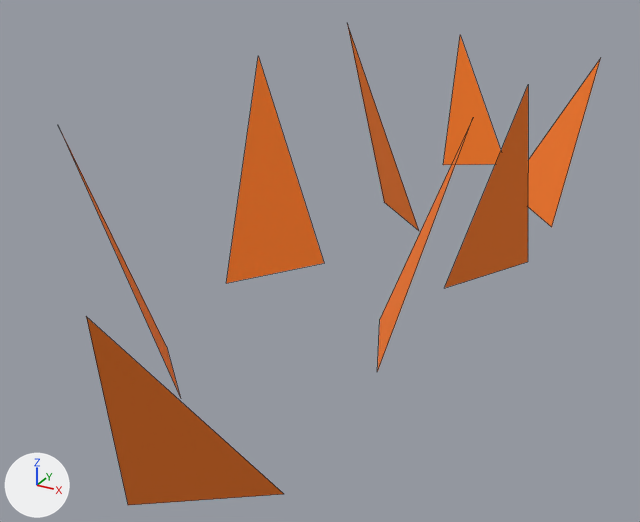
The glTF model Interceptor Sky Guardians/resource/model/grass/model.glb, before and after one commit.
Camera for both pictures: a 50 mm lens placed at (4.69, -10.31, 4.7), pointed at (-0.54, -0.8, -0.06). Lighting does not change. The marker at lower left points along +X, +Y and +Z. The picture after the commit comes second. Mesh edges are drawn as thin lines.

Script lines for the objects in view, before the commit:
```python
me_obj9 = bpy.data.meshes.new('obj9')
me_obj9.from_pydata(...)  # 24 vertices, 8 faces; spans x -2.16..1.83, y -6.26..6.12, z -0.5..2.53
me_obj9.materials.append(mat_mat_a)  # picture img_image_0
# before: 6 (-1.4, -3.03, -0.5) at pixel (166, 346), 7 (-2.16, -3.6, 2.25), 8 (-0.56, -3.87, -0.5) at pixel (180, 398), 9 (1.05, -2.35, -0.5) at pixel (377, 372), 10 (1.82, -1.89, 2.43)
# before: 11 (0.52, -1.15, -0.5) at pixel (379, 319), 12 (-1.79, -1.2, -0.5) at pixel (226, 283), 13 (-1.96, 0.04, 2.39) at pixel (258, 55), 14 (-0.94, 0.06, -0.5) at pixel (324, 263), 18 (-0.23, 1.88, -0.5) at pixel (419, 231)
# before: 19 (-1.8, 2.37, 2.53) at pixel (347, 22), 20 (-1.28, 2.83, -0.5) at pixel (384, 202)
ob_obj9 = bpy.data.objects.new('obj9', me_obj9)
ob_obj9.location = (0.0, 0.0, 0.0)
```
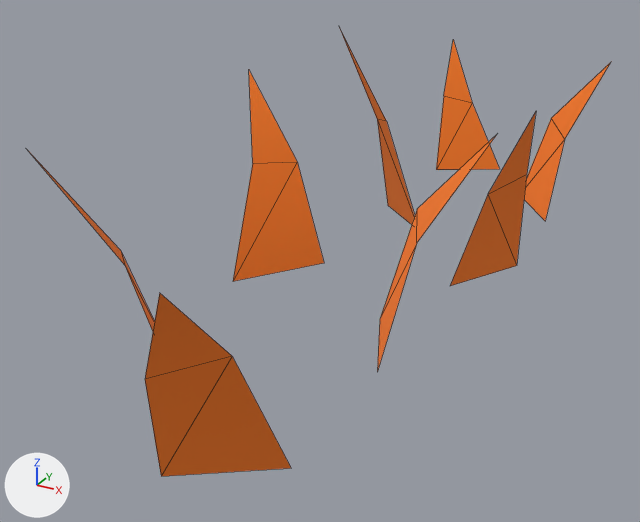
Scene script edits in JSON lines:
```json
{"block": "me_obj9", "where": "# used by ob_obj9; location = (0.0, 0.0, 0.0)"}
{"block": "me_obj9", "where": "# verts and faces of me_obj9; kept vertices keep their numbers, new ones are numbered from 24"}
{"op": "remove", "block": "me_obj9", "code": "me_obj9.from_pydata(...)  # 24 vertices, 8 faces; spans x -2.16..1.83, y -6.26..6.12, z -0.5..2.53"}
{"op": "add", "block": "me_obj9", "code": "me_obj9.from_pydata(...)  # 40 vertices, 24 faces; spans x -2.41..2.05, y -5.65..5.83, z -0.52..2.49"}
{"block": "me_obj9", "change": "me_obj9 part 1: the loose piece of 3 vertices spanning x -1.3..-0.13, y 5.31..6.12, z -0.5..1.85 is rebuilt with 5 vertices and now spans x -1.32..-0.13, y 4.95..5.83, z -0.5..1.8"}
{"block": "me_obj9", "change": "me_obj9 part 2: the loose piece of 3 vertices spanning x 0.09..1.24, y -6.26..-4.7, z -0.5..1.86 is rebuilt with 5 vertices and now spans x 0.09..1.1, y -5.65..-4.34, z -0.5..1.82"}
{"block": "me_obj9", "change": "me_obj9 part 3: the loose piece of 3 vertices spanning x 0.36..1.83, y 3.05..4.51, z -0.5..2.06 is rebuilt with 5 vertices and now spans x 0.69..2.0, y 3.19..4.16, z -0.48..2.03"}
{"block": "me_obj9", "change": "me_obj9 part 4: the loose piece of 3 vertices spanning x 0.9..1.77, y 0.1..1.52, z -0.5..2.36 is rebuilt with 5 vertices and now spans x 0.95..1.95, y -0.02..1.34, z -0.52..2.11"}
{"block": "me_obj9", "change": "me_obj9 part 5"}
{"op": "add", "block": "me_obj9", "code": "delete_vertices([7, 10, 12, 13, 19, 20])  # with the faces that use them"}
{"op": "add", "block": "me_obj9", "code": "verts[24] = (-1.67, -3.36, 0.82)  # pixel (120, 250)"}
{"op": "add", "block": "me_obj9", "code": "verts[25] = (-2.41, -3.84, 2.02)"}
{"op": "add", "block": "me_obj9", "code": "verts[26] = (-1.24, -3.8, 0.9)  # pixel (124, 265)"}
{"op": "add", "block": "me_obj9", "code": "verts[27] = (1.3, -1.96, 0.99)  # pixel (416, 243)"}
{"op": "add", "block": "me_obj9", "code": "verts[28] = (2.05, -1.78, 2.27)"}
{"op": "add", "block": "me_obj9", "code": "verts[29] = (1.08, -1.45, 1.18)  # pixel (417, 208)"}
{"op": "add", "block": "me_obj9", "code": "verts[30] = (-1.69, -0.6, 1.07)  # pixel (252, 163)"}
{"op": "add", "block": "me_obj9", "code": "verts[31] = (-2.17, 0.1, 2.17)  # pixel (248, 69)"}
{"op": "add", "block": "me_obj9", "code": "verts[32] = (-1.32, -0.03, 0.99)  # pixel (297, 161)"}
{"op": "add", "block": "me_obj9", "code": "verts[33] = (-1.73, -1.13, -0.49)  # pixel (232, 281)"}
{"op": "add", "block": "me_obj9", "code": "verts[34] = (-0.87, 1.92, 1.18)  # pixel (386, 121)"}
{"op": "add", "block": "me_obj9", "code": "verts[35] = (-1.9, 2.27, 2.49)"}
{"op": "add", "block": "me_obj9", "code": "verts[36] = (-1.29, 2.47, 1.03)  # pixel (377, 119)"}
{"op": "add", "block": "me_obj9", "code": "verts[37] = (-1.17, 2.76, -0.52)  # pixel (387, 205)"}
{"op": "add", "block": "me_obj9", "code": "faces += [(24, 26, 25), (6, 8, 26), (6, 26, 24), (27, 29, 28), (9, 11, 27), (11, 29, 27)]"}
{"op": "add", "block": "me_obj9", "code": "faces += [(30, 32, 31), (14, 32, 33), (30, 33, 32), (34, 36, 35), (18, 37, 36), (18, 36, 34)]"}
```

Pixel boxes [x1, y1, x2, y2] of what changed, in the pictures (640 x 522 px):
```json
{"object": "obj9", "change": "reshaped", "before": [61, 24, 601, 505], "after": [31, 30, 611, 476], "on screen": "7% wider, 7% shorter"}
{"part": 1, "of": "me_obj9", "change": "rebuilt", "before": [443, 36, 501, 165], "after": [436, 40, 499, 170], "on screen": "8% wider"}
{"part": 2, "of": "me_obj9", "change": "rebuilt", "before": [86, 317, 284, 505], "after": [145, 293, 291, 476], "on screen": "26% narrower"}
{"part": 3, "of": "me_obj9", "change": "rebuilt", "before": [528, 58, 601, 227], "after": [524, 62, 611, 221]}
{"part": 4, "of": "me_obj9", "change": "rebuilt", "before": [445, 86, 528, 288], "after": [450, 112, 536, 286], "on screen": "14% shorter"}
{"part": 5, "of": "me_obj9", "change": "built on", "before": [61, 24, 472, 398], "after": [31, 30, 496, 372]}
```
